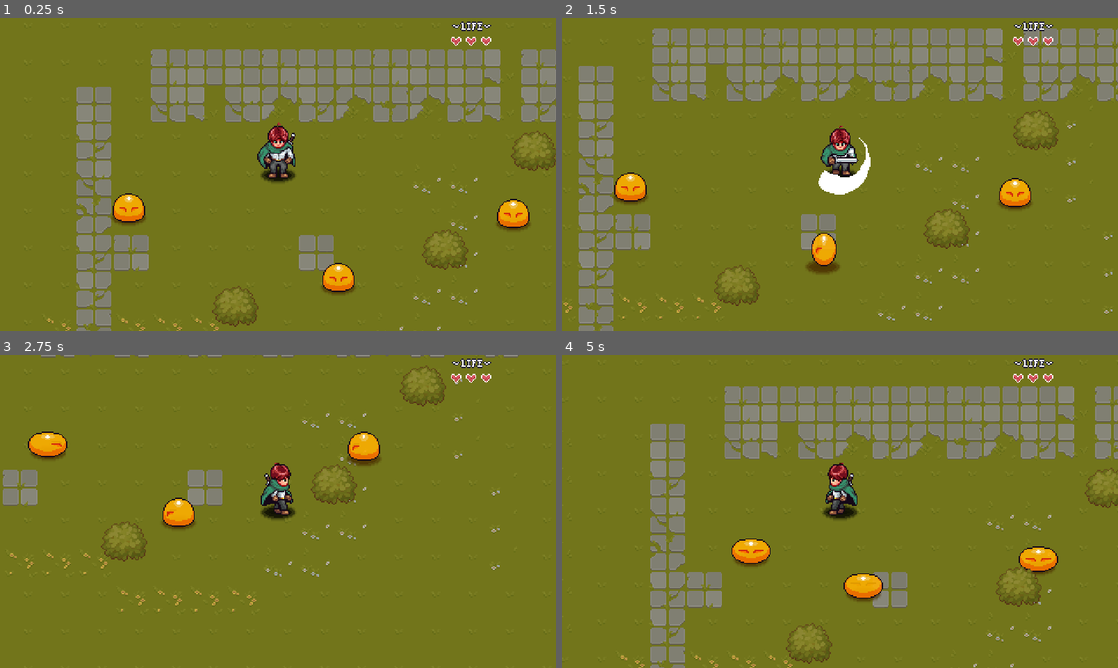
Above: before the commit, frames 1-4 (two rows, left to right).
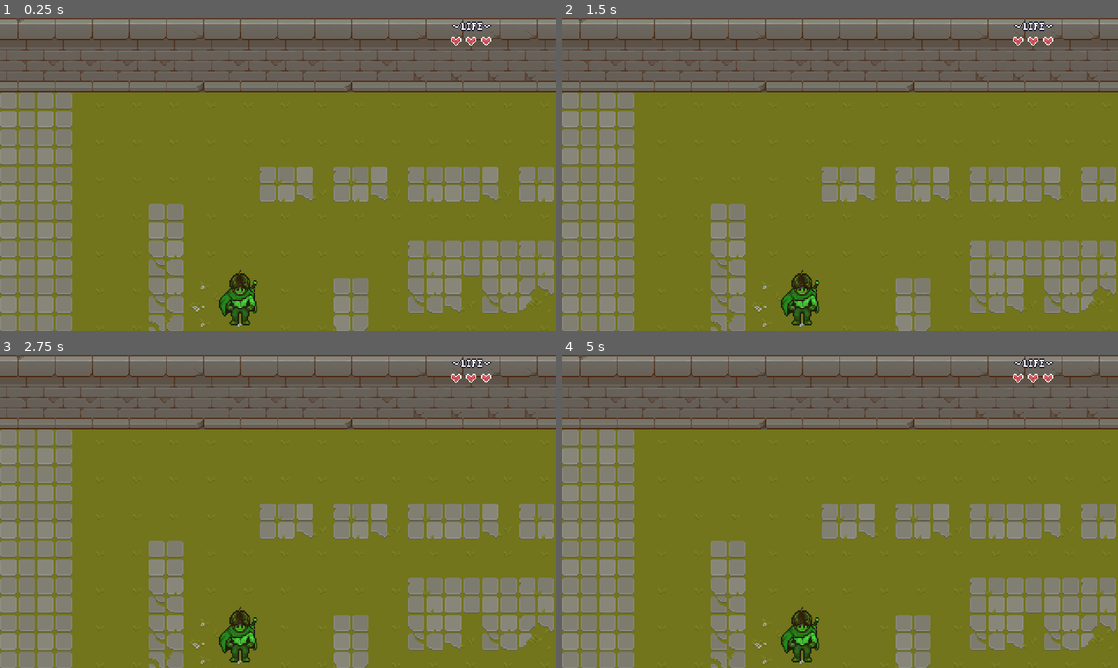
Above: after the commit, the same moments.

Repository: nseptio/gamejam
Game: Godot game, scene res://stages/Playground.tscn
Same seed, same stepped clock (60 frames per second), same inputs: the game is played once before the commit and once after it. The project has no main scene, so this scene is started directly.
Inputs:
- Up to frame 1 (0.25 s): no input
- Up to frame 2 (1.5 s): hold Right (right) 0.53-1.28 s; hold Z (attack) 0.53-1.28 s; hold Down (down) from 1.28 s (still down); tap Z (attack) at 1.35 s
- Up to frame 3 (2.75 s): release Down (down) at 2.03 s; hold Right (right) from 2.03 s (still down); hold Z (attack) from 2.03 s (still down)
- Up to frame 4 (5 s): release Right (right) at 2.78 s; release Z (attack) at 2.78 s; hold Up (up) 2.78-3.53 s; tap Z (attack) at 2.85, 4.35 s; hold Z (attack) 3.53-4.28 s; hold Left (left) from 3.53 s (still down)

The runs differ from the first frame. In frame 1, 55% of the frame differs, in the area x 0-100%, y 0-100%; in frame 2, 44%; in frame 3, 47%; in frame 4, 54%.

Commit message:
feat: implement player spawner

Diff:
--- a/entities/player/Player.tscn
+++ b/entities/player/Player.tscn
@@ -615,7 +615,7 @@
 shape = SubResource("CapsuleShape2D_mab2k")
 
 [node name="Sprite2D" type="Sprite2D" parent="."]
-position = Vector2(0, -19)
+position = Vector2(0, -20)
 texture = ExtResource("2_g3lhm")
 hframes = 16
 vframes = 3
--- a/entities/player/scripts/camera.gd
+++ b/entities/player/scripts/camera.gd
@@ -1,12 +1,17 @@
 class_name PlayerCamera extends Camera2D
 
 func _ready() -> void:
+	print("Camera Ready")
 	LevelManager.tilemap_bounds_changed.connect(update_limits)
-	pass
+	if LevelManager.current_tilemap_bounds:
+		print("call update limits...")
+		update_limits(LevelManager.current_tilemap_bounds)
+
 
 func update_limits(bounds: Array[Vector2]) -> void:
 	if bounds == []:
 		return
+	print("Updating Camera Limits...")
 	limit_left = int(bounds[0].x)
 	limit_top = int(bounds[0].y)
 	limit_right = int(bounds[1].x)
--- a/globals/level_manager.gd
+++ b/globals/level_manager.gd
@@ -1,8 +1,15 @@
 extends Node
-
 var current_tilemap_bounds: Array[Vector2]
 signal tilemap_bounds_changed(bounds: Array[Vector2])
 
+func _ready() -> void:
+	print("LevelManager ready")
+	# Print the number of connections to our signal
+	print("Initial signal connections: ", get_signal_connection_list("tilemap_bounds_changed").size())
+
 func change_tilemap_bounds(bounds: Array[Vector2]) -> void:
+	print("LevelManager: Changing Camera Bounds: ", bounds)
 	current_tilemap_bounds = bounds
+	print("Connections before emit: ", get_signal_connection_list("tilemap_bounds_changed").size())
 	tilemap_bounds_changed.emit(bounds)
+	print("Signal emitted")
--- a/globals/player_manager.gd
+++ b/globals/player_manager.gd
@@ -1,3 +1,28 @@
 extends Node
+const PLAYER = preload("res://entities/player/Player.tscn")
+var player: Player
+var is_player_spanwed: bool = false
 
-var player: Player
+func _ready() -> void:
+	print("PlayerManager ready")
+	add_player_instance()
+	await get_tree().create_timer(0.5).timeout
+	is_player_spanwed = true
+
+func add_player_instance() -> void:
+	print("Adding player instance")
+	player = PLAYER.instantiate()
+	add_child(player)
+	print("Player added to scene")
+
+func set_player_position(_new_pos: Vector2) -> void:
+	print("Setting player position to: ", _new_pos)
+	player.global_position = _new_pos
+
+func set_as_parent(_parent: Node2D) -> void:
+	if player.get_parent():
+		player.get_parent().remove_child(player)
+	_parent.add_child(player)
+
+func unparent_player(_parent: Node2D) -> void:
+	_parent.remove_child(player)
--- /dev/null
+++ b/levels/PlayerSpawn.tscn
@@ -0,0 +1,14 @@
+[gd_scene load_steps=3 format=3 uid="uid://ply4qicbm8p7"]
+
+[ext_resource type="Script" uid="uid://cmig26fmqvr7g" path="res://levels/scripts/player_spawn.gd" id="1_kn1ip"]
+[ext_resource type="Texture2D" uid="uid://di6ufmc2wcha7" path="res://entities/player/sprite/PlayerSprite02.png" id="1_x628t"]
+
+[node name="PlayerSpawn" type="Node2D"]
+script = ExtResource("1_kn1ip")
+
+[node name="Sprite2D" type="Sprite2D" parent="."]
+modulate = Color(0.258824, 0.964706, 0.266667, 0.784314)
+position = Vector2(0, -20)
+texture = ExtResource("1_x628t")
+hframes = 16
+vframes = 3
--- a/project.godot
+++ b/project.godot
@@ -17,8 +17,8 @@
 [autoload]
 
 LevelManager="*res://globals/level_manager.gd"
+PlayerHud="*res://GUI/player_hud/PlayerHUD.tscn"
 PlayerManager="*res://globals/player_manager.gd"
-PlayerHud="*res://GUI/player_hud/PlayerHUD.tscn"
 
 [display]
 
--- a/stages/Playground.tscn
+++ b/stages/Playground.tscn
@@ -1,15 +1,14 @@
-[gd_scene load_steps=5 format=4 uid="uid://rowvssg0d5ky"]
+[gd_scene load_steps=6 format=4 uid="uid://rowvssg0d5ky"]
 
-[ext_resource type="PackedScene" uid="uid://bsysiyjwxsb0d" path="res://entities/player/Player.tscn" id="1_nbat2"]
+[ext_resource type="Script" uid="uid://b0ka7l1gkmht5" path="res://levels/scripts/level.gd" id="1_iv7lu"]
 [ext_resource type="PackedScene" uid="uid://bc68a1t4hnh6g" path="res://tilemaps/Grass.tscn" id="2_dexyc"]
 [ext_resource type="PackedScene" uid="uid://b54qun6kgbqnw" path="res://entities/props/plant/Plant.tscn" id="3_4ubdx"]
 [ext_resource type="PackedScene" uid="uid://oql6ofdtyfns" path="res://entities/enemies/slime/Slime.tscn" id="4_rr7ch"]
+[ext_resource type="PackedScene" uid="uid://ply4qicbm8p7" path="res://levels/PlayerSpawn.tscn" id="5_iv7lu"]
 
 [node name="Playground" type="Node2D"]
 y_sort_enabled = true
-
-[node name="Player" parent="." instance=ExtResource("1_nbat2")]
-position = Vector2(590, 332)
+script = ExtResource("1_iv7lu")
 
 [node name="Grass" parent="." instance=ExtResource("2_dexyc")]
 position = Vector2(-1, 0)
@@ -38,3 +37,6 @@
 
 [node name="Slime3" parent="." instance=ExtResource("4_rr7ch")]
 position = Vector2(642, 429)
+
+[node name="PlayerSpawn" parent="." instance=ExtResource("5_iv7lu")]
+position = Vector2(335, 295)
--- a/tilemaps/Grass.tscn
+++ b/tilemaps/Grass.tscn
@@ -229,68 +229,101 @@
 14:0/0 = 0
 15:0/0 = 0
 1:1/0 = 0
+1:1/0/physics_layer_0/polygon_0/points = PackedVector2Array(-16, -16, -8.26991, -16, -8.76235, 16, -16, 16)
 2:1/0 = 0
+2:1/0/physics_layer_0/polygon_0/points = PackedVector2Array(16, -16, 8.26991, -16, 8.76235, 16, 16, 16)
 4:1/0 = 0
+4:1/0/physics_layer_0/polygon_0/points = PackedVector2Array(-16, -16, -8.26991, -16, -8.76235, 16, -16, 16)
 5:1/0 = 0
+5:1/0/physics_layer_0/polygon_0/points = PackedVector2Array(16, -16, 8.26991, -16, 8.76235, 16, 16, 16)
 6:1/0 = 0
 7:1/0 = 0
+7:1/0/physics_layer_0/polygon_0/points = PackedVector2Array(-16, -16, -8.26991, -16, -8.76235, 16, -16, 16)
 8:1/0 = 0
+8:1/0/physics_layer_0/polygon_0/points = PackedVector2Array(16, -16, 8.26991, -16, 8.76235, 16, 16, 16)
 9:1/0 = 0
 13:1/0 = 0
 13:1/0/physics_layer_0/polygon_0/points = PackedVector2Array(16, -16, -16, -16, -16, 16, -0.159315, 16, -0.0151121, 8.75887, 5.57413, 3.34448, 16, 2.38973)
 14:1/0 = 0
 14:1/0/physics_layer_0/polygon_0/points = PackedVector2Array(-16, -16, 16, -16, 16, 16, 0.159315, 16, 0.0151121, 8.75887, -5.57413, 3.34448, -16, 2.38973)
 1:2/0 = 0
+1:2/0/physics_layer_0/polygon_0/points = PackedVector2Array(-16, -16, -8.26991, -16, -8.76235, 16, -16, 16)
 2:2/0 = 0
+2:2/0/physics_layer_0/polygon_0/points = PackedVector2Array(16, -16, 8.26991, -16, 8.76235, 16, 16, 16)
 4:2/0 = 0
+4:2/0/physics_layer_0/polygon_0/points = PackedVector2Array(-16, -16, -8.26991, -16, -8.76235, 16, -16, 16)
 5:2/0 = 0
+5:2/0/physics_layer_0/polygon_0/points = PackedVector2Array(16, -16, 8.26991, -16, 8.76235, 16, 16, 16)
 6:2/0 = 0
 7:2/0 = 0
+7:2/0/physics_layer_0/polygon_0/points = PackedVector2Array(-16, -16, -8.26991, -16, -8.76235, 16, -16, 16)
 8:2/0 = 0
+8:2/0/physics_layer_0/polygon_0/points = PackedVector2Array(16, -16, 8.26991, -16, 8.76235, 16, 16, 16)
 9:2/0 = 0
 13:2/0 = 0
 13:2/0/physics_layer_0/polygon_0/points = PackedVector2Array(0.477947, -16, -16, -16, -16, -8.12508, -16, 10.9282, 0.809364, 10.7016)
 14:2/0 = 0
 14:2/0/physics_layer_0/polygon_0/points = PackedVector2Array(-0.477947, -16, 16, -16, 16, -8.12508, 16, 10.9282, -0.809364, 10.7016)
 1:3/0 = 0
+1:3/0/physics_layer_0/polygon_0/points = PackedVector2Array(-16, -16, -8.26991, -16, -8.76235, 16, -16, 16)
 2:3/0 = 0
+2:3/0/physics_layer_0/polygon_0/points = PackedVector2Array(16, -16, 8.26991, -16, 8.76235, 16, 16, 16)
 4:3/0 = 0
+4:3/0/physics_layer_0/polygon_0/points = PackedVector2Array(-16, -16, -8.26991, -16, -8.76235, 16, -16, 16)
 5:3/0 = 0
+5:3/0/physics_layer_0/polygon_0/points = PackedVector2Array(16, -16, 8.26991, -16, 8.76235, 16, 16, 16)
 6:3/0 = 0
 7:3/0 = 0
+7:3/0/physics_layer_0/polygon_0/points = PackedVector2Array(-16, -16, -8.26991, -16, -8.76235, 16, -16, 16)
 8:3/0 = 0
+8:3/0/physics_layer_0/polygon_0/points = PackedVector2Array(16, -16, 8.26991, -16, 8.76235, 16, 16, 16)
 9:3/0 = 0
 13:4/0 = 0
 13:4/0/physics_layer_0/polygon_0/points = PackedVector2Array(16, -16, -16, -16, -16, 16, -0.159315, 16, -0.0151121, 8.75887, 5.57413, 3.34448, 16, 2.38973)
 14:4/0 = 0
 14:4/0/physics_layer_0/polygon_0/points = PackedVector2Array(-16, -16, 16, -16, 16, 16, 0.159315, 16, 0.0151121, 8.75887, -5.57413, 3.34448, -16, 2.38973)
 1:5/0 = 0
+1:5/0/physics_layer_0/polygon_0/points = PackedVector2Array(-16, -16, -8.26991, -16, -8.76235, 16, -16, 16)
 2:5/0 = 0
 4:5/0 = 0
+4:5/0/physics_layer_0/polygon_0/points = PackedVector2Array(-16, -16, -8.26991, -16, -8.76235, 16, -16, 16)
 5:5/0 = 0
+5:5/0/physics_layer_0/polygon_0/points = PackedVector2Array(16, -16, 8.26991, -16, 8.76235, 16, 16, 16)
 6:5/0 = 0
 7:5/0 = 0
+7:5/0/physics_layer_0/polygon_0/points = PackedVector2Array(-16, -16, -8.26991, -16, -8.76235, 16, -16, 16)
 8:5/0 = 0
+8:5/0/physics_layer_0/polygon_0/points = PackedVector2Array(16, -16, 8.26991, -16, 8.76235, 16, 16, 16)
 9:5/0 = 0
 13:5/0 = 0
 13:5/0/physics_layer_0/polygon_0/points = PackedVector2Array(0.477947, -16, -16, -16, -16, -8.12508, -16, 16, 1.11521, 16)
 14:5/0 = 0
 14:5/0/physics_layer_0/polygon_0/points = PackedVector2Array(-0.477947, -16, 16, -16, 16, -8.12508, 16, 16, -1.11521, 16)
 1:6/0 = 0
+1:6/0/physics_layer_0/polygon_0/points = PackedVector2Array(-16, -16, -8.26991, -16, -8.76235, 16, -16, 16)
 2:6/0 = 0
 4:6/0 = 0
+4:6/0/physics_layer_0/polygon_0/points = PackedVector2Array(-16, -16, -8.26991, -16, -8.76235, 16, -16, 16)
 5:6/0 = 0
+5:6/0/physics_layer_0/polygon_0/points = PackedVector2Array(16, -16, 8.26991, -16, 8.76235, 16, 16, 16)
 6:6/0 = 0
 7:6/0 = 0
+7:6/0/physics_layer_0/polygon_0/points = PackedVector2Array(-16, -16, -8.26991, -16, -8.76235, 16, -16, 16)
 8:6/0 = 0
+8:6/0/physics_layer_0/polygon_0/points = PackedVector2Array(16, -16, 8.26991, -16, 8.76235, 16, 16, 16)
 9:6/0 = 0
 1:7/0 = 0
+1:7/0/physics_layer_0/polygon_0/points = PackedVector2Array(-16, -16, -8.26991, -16, -8.76235, 16, -16, 16)
 2:7/0 = 0
 4:7/0 = 0
+4:7/0/physics_layer_0/polygon_0/points = PackedVector2Array(-16, -16, -8.26991, -16, -8.76235, 16, -16, 16)
 5:7/0 = 0
+5:7/0/physics_layer_0/polygon_0/points = PackedVector2Array(16, -16, 8.26991, -16, 8.76235, 16, 16, 16)
 6:7/0 = 0
 7:7/0 = 0
+7:7/0/physics_layer_0/polygon_0/points = PackedVector2Array(-16, -16, -8.26991, -16, -8.76235, 16, -16, 16)
 8:7/0 = 0
+8:7/0/physics_layer_0/polygon_0/points = PackedVector2Array(16, -16, 8.26991, -16, 8.76235, 16, 16, 16)
 9:7/0 = 0
 
 [sub_resource type="TileSetAtlasSource" id="TileSetAtlasSource_swiw4"]
